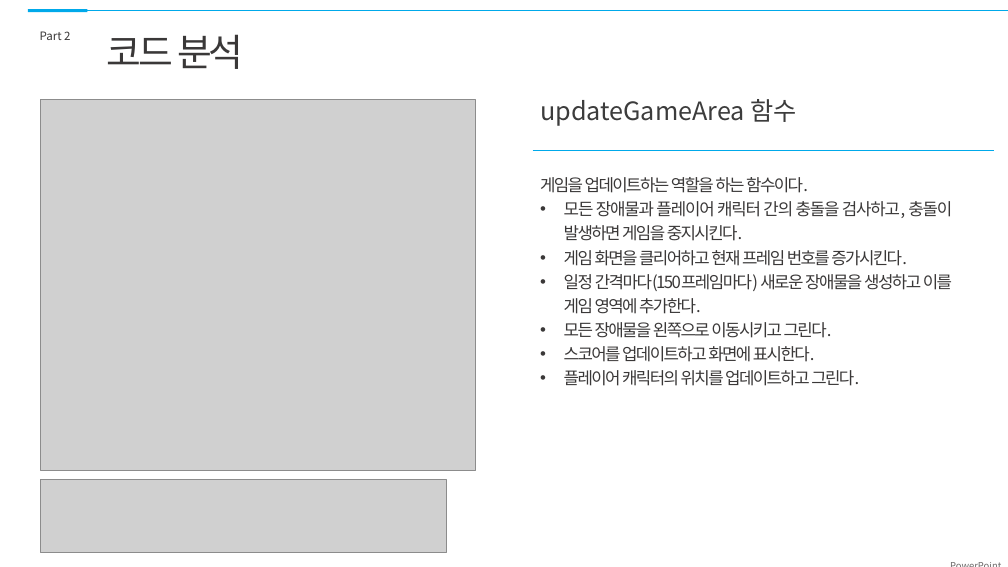
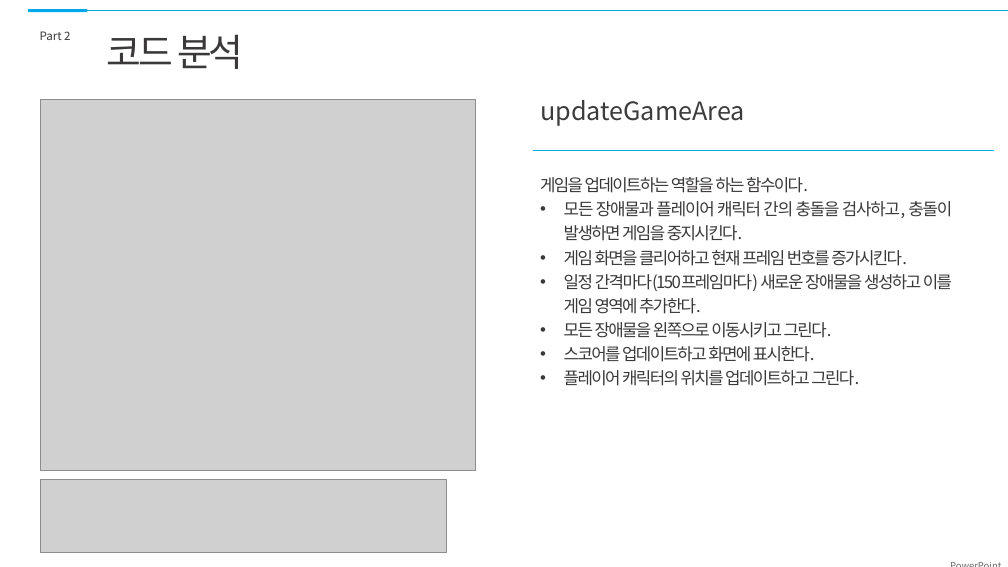
Before and after one commit to Mr-Forger/GP, a slide deck: slide 9 of 231108/231108ppt.pptx. Drawn at 1008x567 pixels with LibreOffice and Linux fonts; fonts in the diff are those of the drawing; grey boxes stand for pictures. Boxes give left, top, right and bottom in pixels: in the first picture for what was removed or moved away, otherwise in the second. Text is boxed around its words. In the diff, an @@ line names an element or a change of style, - is before the commit and + after.

```diff
--- a/231108/231108ppt.pptx
+++ b/231108/231108ppt.pptx
@@ text at [540, 100, 745, 126]: text changed @@
-updateGameArea 함수
+updateGameArea
```
Also in this commit, not shown: 3 other slides changed.
